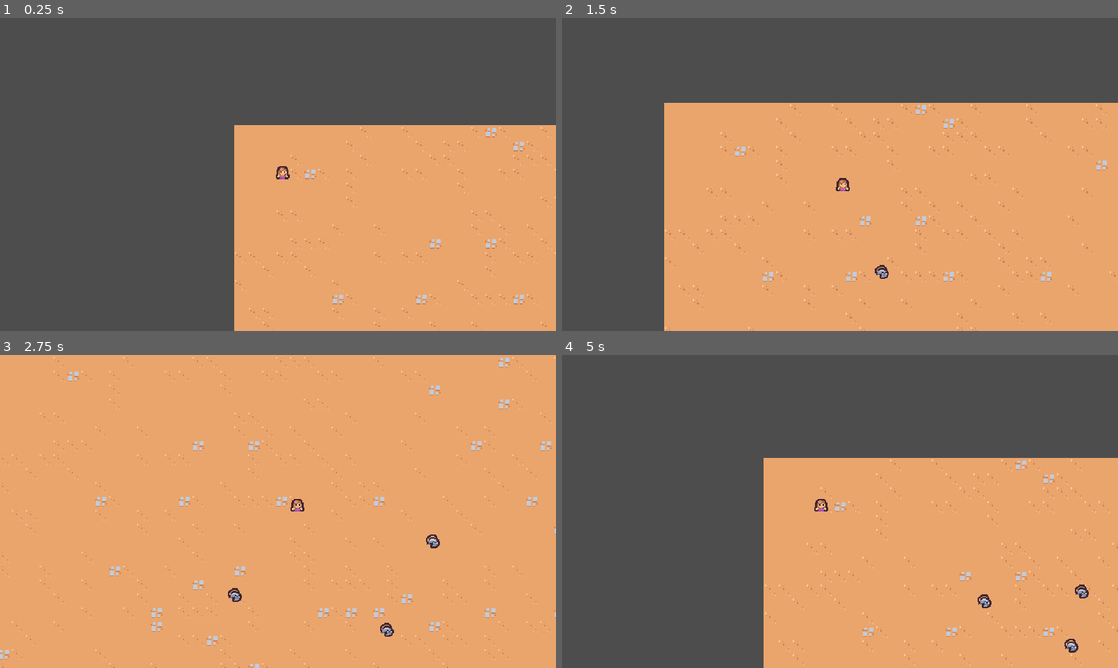
Above: before the commit, frames 1-4 (two rows, left to right).
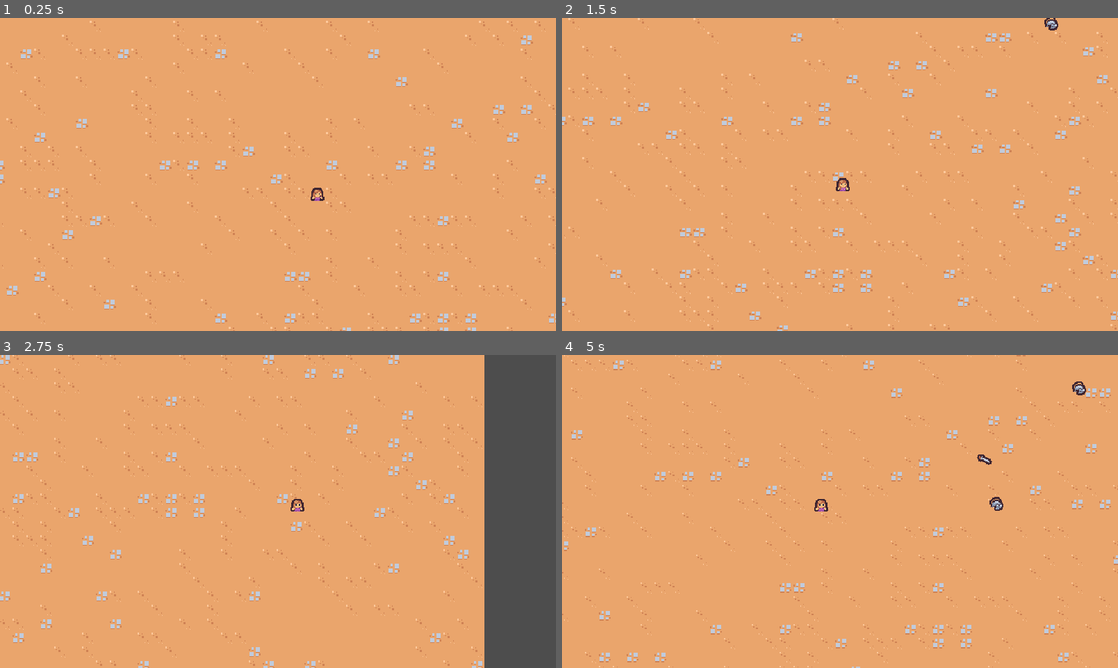
Above: after the commit, the same moments.

Repository: MinSungJe/Godot2DSurvivors
Game: Godot game, scene res://scenes/main/main.tscn
Same seed, same stepped clock (60 frames per second), same inputs: the game is played once before the commit and once after it.
Inputs:
- Up to frame 1 (0.25 s): no input
- Up to frame 2 (1.5 s): hold D (move_right) 0.53-1.28 s; hold S (move_down) from 1.28 s (still down)
- Up to frame 3 (2.75 s): release S (move_down) at 2.03 s; hold D (move_right) from 2.03 s (still down)
- Up to frame 4 (5 s): release D (move_right) at 2.78 s; hold W (move_up) 2.78-3.53 s; hold A (move_left) from 3.53 s (still down)

The runs differ from the first frame. In frame 1, 64% of the frame differs, in the area x 0-100%, y 0-100%; in frame 2, 44%; in frame 3, 17%; in frame 4, 60%.

Commit message:
EnemySpawner 추가

Diff:
--- a/project.godot
+++ b/project.godot
@@ -14,6 +14,10 @@
 run/main_scene="res://scenes/main/main.tscn"
 config/features=PackedStringArray("4.1", "GL Compatibility")
 config/icon="res://icon.svg"
+
+[debug]
+
+gdscript/warnings/unused_parameter=0
 
 [display]
 
@@ -61,3 +65,4 @@
 textures/canvas_textures/default_texture_filter=0
 renderer/rendering_method="gl_compatibility"
 renderer/rendering_method.mobile="gl_compatibility"
+2d/snap/snap_2d_transforms_to_pixel=true
--- a/scenes/main/main.tscn
+++ b/scenes/main/main.tscn
@@ -3,9 +3,11 @@
 [ext_resource type="PackedScene" uid="uid://cbg11gutnupao" path="res://scenes/player/player.tscn" id="1_5yo4b"]
 [ext_resource type="PackedScene" uid="uid://b8g3vtduqhwol" path="res://scenes/game_camera/game_camera.tscn" id="1_7twnl"]
 [ext_resource type="TileSet" uid="uid://o57lle67v4v" path="res://resources/tileset.tres" id="1_70m11"]
-[ext_resource type="PackedScene" uid="uid://b7erxnfxnjm5j" path="res://scenes/basic_enemy/basic_enemy.tscn" id="4_u0kk1"]
+[ext_resource type="PackedScene" uid="uid://b36iosh7olfrx" path="res://scenes/manager/enemy_manager.tscn" id="4_2i5mx"]
 
 [node name="Main" type="Node"]
+
+[node name="EnemyManager" parent="." instance=ExtResource("4_2i5mx")]
 
 [node name="GameCamera" parent="." instance=ExtResource("1_7twnl")]
 
@@ -15,25 +17,4 @@
 layer_0/tile_data = PackedInt32Array(524305, 0, 4, 524304, 0, 4, 458767, 0, 4, 458766, 0, 4, 393229, 0, 4, 393228, 0, 4 …(50161 unchanged characters)…
 
 [node name="Player" parent="." instance=ExtResource("1_5yo4b")]
-position = Vector2(56, 62)
-
-[node name="BasicEnemy" parent="." instance=ExtResource("4_u0kk1")]
-position = Vector2(322, 284)
-
-[node name="BasicEnemy2" parent="." instance=ExtResource("4_u0kk1")]
-position = Vector2(875, 206)
-
-[node name="BasicEnemy3" parent="." instance=ExtResource("4_u0kk1")]
-position = Vector2(697, 315)
-
-[node name="BasicEnemy4" parent="." instance=ExtResource("4_u0kk1")]
-position = Vector2(327, 502)
-
-[node name="BasicEnemy5" parent="." instance=ExtResource("4_u0kk1")]
-position = Vector2(606, 486)
-
-[node name="BasicEnemy6" parent="." instance=ExtResource("4_u0kk1")]
-position = Vector2(929, 471)
-
-[node name="BasicEnemy7" parent="." instance=ExtResource("4_u0kk1")]
-position = Vector2(604, 609)
+position = Vector2(551, 369)
--- /dev/null
+++ b/scenes/manager/enemy_manager.gd
@@ -0,0 +1,22 @@
+extends Node
+
+const SPAWN_RADIUS = 375
+
+@export var basic_enemy_scene: PackedScene
+
+
+func _ready():
+	$Timer.timeout.connect(on_timer_timeout)
+
+
+func on_timer_timeout():
+	var player = get_tree().get_first_node_in_group("player") as Node2D
+	if not player: return
+
+	var random_direction = Vector2.RIGHT.rotated(randf_range(0, TAU))
+	var spawn_position = player.global_position + (random_direction * SPAWN_RADIUS)
+
+	var enemy = basic_enemy_scene.instantiate() as Node2D
+	get_parent().add_child(enemy)
+
+	enemy.global_position = spawn_position
--- /dev/null
+++ b/scenes/manager/enemy_manager.tscn
@@ -0,0 +1,11 @@
+[gd_scene load_steps=3 format=3 uid="uid://b36iosh7olfrx"]
+
+[ext_resource type="Script" path="res://scenes/manager/enemy_manager.gd" id="1_khmjt"]
+[ext_resource type="PackedScene" uid="uid://b7erxnfxnjm5j" path="res://scenes/basic_enemy/basic_enemy.tscn" id="2_h5gd3"]
+
+[node name="EnemyManager" type="Node"]
+script = ExtResource("1_khmjt")
+basic_enemy_scene = ExtResource("2_h5gd3")
+
+[node name="Timer" type="Timer" parent="."]
+autostart = true
